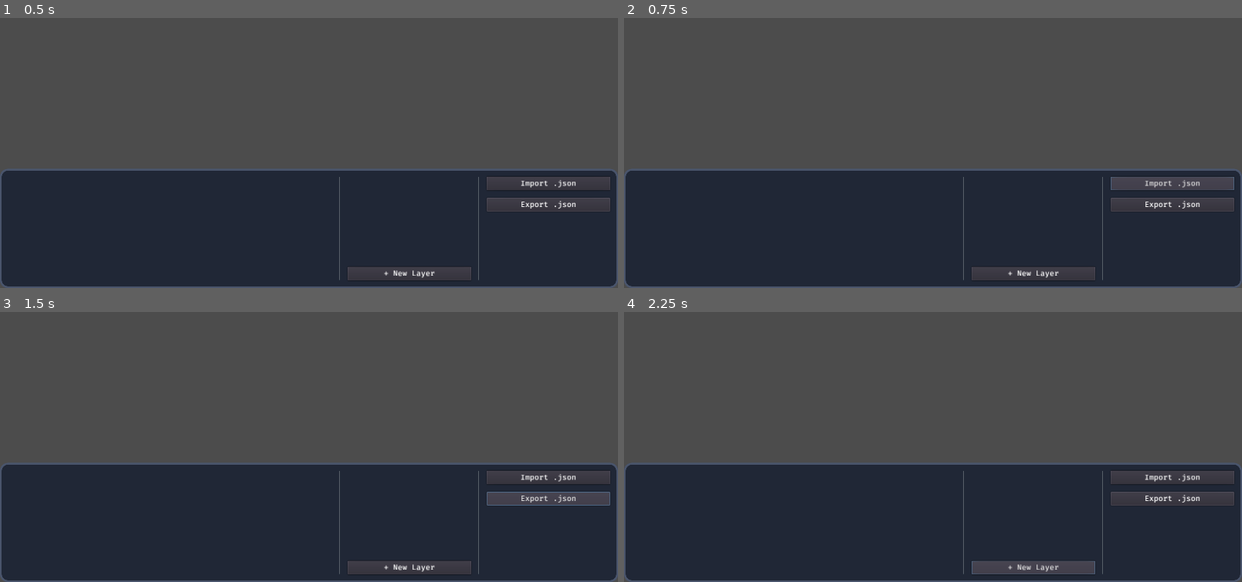
Above: before the commit, frames 1-4 (two rows, left to right).
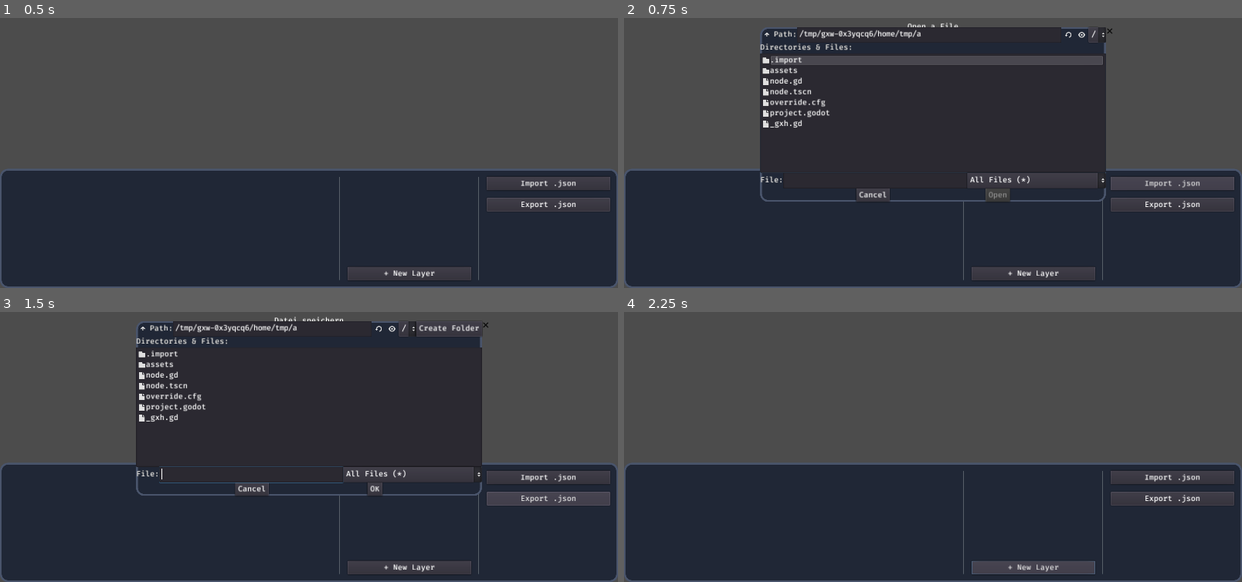
Above: after the commit, the same moments.

Repository: arcaneenergy/tilemap-level-editor
Game: Godot game, scene res://node.tscn
Same seed, same stepped clock (60 frames per second), same inputs: the game is played once before the commit and once after it.
Inputs:
- Up to frame 1 (0.5 s): no input
- Up to frame 2 (0.75 s): click "Import .json" at 0.5 s
- Up to frame 3 (1.5 s): click "Export .json" at 1.25 s
- Up to frame 4 (2.25 s): click "+ New Layer" at 2 s

Frame 1 is identical in both runs. In frame 2, 29% of the frame differs, in the area x 22-99%, y 1-68%; in frame 3, 31%, in the area x 22-99%, y 1-72%; in frame 4, nothing differs.

Commit message:
Structure

Diff:
--- a/node.gd
+++ b/node.gd
@@ -1,7 +1,7 @@
-extends Node
+extends Node2D
 
-onready var _camera: Camera2D = $Node2D/Camera2D
-onready var _tm: TileMap = $Node2D/TileMap
+onready var _camera: Camera2D = $"%Camera2D"
+onready var _tms: Node2D = $"%Tilemaps"
 onready var _cl: CanvasLayer = $CanvasLayer
 onready var _ts_container: Control = $"%TilesetContainer"
 onready var _layers: Control = $"%Layers"
@@ -26,23 +26,23 @@
 		_camera.position.x += CAMERA_MOVE_SPEED * delta
 
 	if Input.is_action_pressed("drag"):
-		_camera.position += _initial_drag_pos - _tm.get_global_mouse_position()
+		_camera.position += _initial_drag_pos - get_global_mouse_position()
 
 func _unhandled_input(event: InputEvent) -> void:
 
 	if Input.is_action_pressed("place"):
-		var pos = _tm.get_global_mouse_position() / 16
-		_tm.set_cell(pos.x, pos.y, 0)
+		var pos = get_global_mouse_position() / 16
+#		_tm.set_cell(pos.x, pos.y, 0)
 
 	if Input.is_action_pressed("delete"):
-		var pos = _tm.get_global_mouse_position() / 16
-		_tm.set_cell(pos.x, pos.y, -1)
+		var pos = get_global_mouse_position() / 16
+#		_tm.set_cell(pos.x, pos.y, -1)
 
 	if Input.is_action_just_pressed("toggle_gui"):
 		_cl.visible = !_cl.visible
 
 	if Input.is_action_just_pressed("drag"):
-		_initial_drag_pos = _tm.get_global_mouse_position()
+		_initial_drag_pos = get_global_mouse_position()
 
 	if Input.is_action_just_pressed("zoom_in"):
 		_camera.zoom -= Vector2.ONE * 0.01
@@ -54,13 +54,13 @@
 	pass # Replace with function body.
 
 func _on_ButtonImport_pressed() -> void:
-	pass # Replace with function body.
+	_fd_import.popup()
 
 func _on_ButtonExport_pressed() -> void:
-	pass # Replace with function body.
+	_fd_export.popup()
 
 func _on_FileDialogImportJson_file_selected(path: String) -> void:
-	pass # Replace with function body.
+	pass
 
 func _on_FileDialogExportJson_file_selected(path: String) -> void:
-	pass # Replace with function body.
+	pass
--- a/node.tscn
+++ b/node.tscn
@@ -34,7 +34,7 @@
 Button/styles/hover = null
 Button/styles/normal = null
 Button/styles/pressed = null
-CheckBox/colors/font_color = Color( 0, 0, 0, 1 )
+CheckBox/colors/font_color = Color( 1, 1, 1, 1 )
 CheckBox/colors/font_color_disabled = Color( 0, 0, 0, 1 )
 CheckBox/colors/font_color_focus = Color( 0, 0, 0, 1 )
 CheckBox/colors/font_color_hover = Color( 0, 0, 0, 1 )
@@ -57,7 +57,7 @@
 CheckBox/styles/hover_pressed = null
 CheckBox/styles/normal = null
 CheckBox/styles/pressed = null
-CheckButton/colors/font_color = Color( 0, 0, 0, 1 )
+CheckButton/colors/font_color = Color( 1, 1, 1, 1 )
 CheckButton/colors/font_color_disabled = Color( 0, 0, 0, 1 )
 CheckButton/colors/font_color_focus = Color( 0, 0, 0, 1 )
 CheckButton/colors/font_color_hover = Color( 0, 0, 0, 1 )
@@ -105,9 +105,9 @@
 ColorPresetButton/styles/preset_fg = null
 Dialogs/constants/button_margin = 0
 Dialogs/constants/margin = 0
-FileDialog/colors/file_icon_modulate = Color( 0, 0, 0, 1 )
-FileDialog/colors/files_disabled = Color( 0, 0, 0, 1 )
-FileDialog/colors/folder_icon_modulate = Color( 0, 0, 0, 1 )
+FileDialog/colors/file_icon_modulate = Color( 1, 1, 1, 1 )
+FileDialog/colors/files_disabled = Color( 0.952941, 0.952941, 0.952941, 1 )
+FileDialog/colors/folder_icon_modulate = Color( 1, 1, 1, 1 )
 FileDialog/icons/file = null
 FileDialog/icons/folder = null
 FileDialog/icons/parent_folder = null
@@ -184,7 +184,7 @@
 HSplitContainer/icons/grabber = null
 HSplitContainer/styles/bg = null
 Icons/icons/close = null
-ItemList/colors/font_color = Color( 0, 0, 0, 1 )
+ItemList/colors/font_color = Color( 1, 1, 1, 1 )
 ItemList/colors/font_color_selected = Color( 0, 0, 0, 1 )
 ItemList/colors/guide_color = Color( 0, 0, 0, 1 )
 ItemList/constants/hseparation = 0
@@ -207,13 +207,13 @@
 Label/constants/shadow_offset_y = 0
 Label/fonts/font = SubResource( 2 )
 Label/styles/normal = null
-LineEdit/colors/clear_button_color = Color( 0, 0, 0, 1 )
+LineEdit/colors/clear_button_color = Color( 1, 1, 1, 1 )
 LineEdit/colors/clear_button_color_pressed = Color( 0, 0, 0, 1 )
-LineEdit/colors/cursor_color = Color( 0, 0, 0, 1 )
-LineEdit/colors/font_color = Color( 0, 0, 0, 1 )
-LineEdit/colors/font_color_selected = Color( 0, 0, 0, 1 )
+LineEdit/colors/cursor_color = Color( 1, 1, 1, 1 )
+LineEdit/colors/font_color = Color( 1, 1, 1, 1 )
+LineEdit/colors/font_color_selected = Color( 1, 1, 1, 1 )
 LineEdit/colors/font_color_uneditable = Color( 0, 0, 0, 1 )
-LineEdit/colors/selection_color = Color( 0, 0, 0, 1 )
+LineEdit/colors/selection_color = Color( 0.721569, 0.592157, 0.329412, 1 )
 LineEdit/constants/minimum_spaces = 0
 LineEdit/fonts/font = SubResource( 2 )
 LineEdit/icons/clear = null
@@ -243,10 +243,10 @@
 MenuButton/styles/hover = null
 MenuButton/styles/normal = null
 MenuButton/styles/pressed = null
-OptionButton/colors/font_color = Color( 0, 0, 0, 1 )
+OptionButton/colors/font_color = Color( 1, 1, 1, 1 )
 OptionButton/colors/font_color_disabled = Color( 0, 0, 0, 1 )
-OptionButton/colors/font_color_focus = Color( 0, 0, 0, 1 )
-OptionButton/colors/font_color_hover = Color( 0, 0, 0, 1 )
+OptionButton/colors/font_color_focus = Color( 1, 1, 1, 1 )
+OptionButton/colors/font_color_hover = Color( 1, 1, 1, 1 )
 OptionButton/colors/font_color_pressed = Color( 0, 0, 0, 1 )
 OptionButton/constants/arrow_margin = 0
 OptionButton/constants/hseparation = 0
@@ -381,7 +381,7 @@
 TextEdit/styles/focus = null
 TextEdit/styles/normal = null
 TextEdit/styles/read_only = null
-ToolButton/colors/font_color = Color( 0, 0, 0, 1 )
+ToolButton/colors/font_color = Color( 1, 1, 1, 1 )
 ToolButton/colors/font_color_disabled = Color( 0, 0, 0, 1 )
 ToolButton/colors/font_color_focus = Color( 0, 0, 0, 1 )
 ToolButton/colors/font_color_hover = Color( 0, 0, 0, 1 )
@@ -401,8 +401,8 @@
 TooltipPanel/styles/panel = null
 Tree/colors/custom_button_font_highlight = Color( 0, 0, 0, 1 )
 Tree/colors/drop_position_color = Color( 0, 0, 0, 1 )
-Tree/colors/font_color = Color( 0, 0, 0, 1 )
-Tree/colors/font_color_selected = Color( 0, 0, 0, 1 )
+Tree/colors/font_color = Color( 1, 1, 1, 1 )
+Tree/colors/font_color_selected = Color( 1, 1, 1, 1 )
 Tree/colors/guide_color = Color( 0, 0, 0, 1 )
 Tree/colors/relationship_line_color = Color( 0, 0, 0, 1 )
 Tree/colors/title_button_color = Color( 0, 0, 0, 1 )
@@ -462,7 +462,7 @@
 VSplitContainer/constants/separation = 0
 VSplitContainer/icons/grabber = null
 VSplitContainer/styles/bg = null
-WindowDialog/colors/title_color = Color( 0, 0, 0, 1 )
+WindowDialog/colors/title_color = Color( 1, 1, 1, 1 )
 WindowDialog/constants/close_h_ofs = 0
 WindowDialog/constants/close_v_ofs = 0
 WindowDialog/constants/scaleborder_size = 0
@@ -470,19 +470,19 @@
 WindowDialog/fonts/title_font = SubResource( 2 )
 WindowDialog/icons/close = null
 WindowDialog/icons/close_highlight = null
-WindowDialog/styles/panel = null
-
-[node name="Node" type="Node"]
+WindowDialog/styles/panel = SubResource( 4 )
+
+[node name="Node" type="Node2D"]
 script = ExtResource( 1 )
 
-[node name="Node2D" type="Node2D" parent="."]
-
-[node name="Camera2D" type="Camera2D" parent="Node2D"]
+[node name="Camera2D" type="Camera2D" parent="."]
+unique_name_in_owner = true
 current = true
 
-[node name="Tilemaps" type="Node2D" parent="Node2D"]
-
-[node name="TileMap" type="TileMap" parent="Node2D/Tilemaps"]
+[node name="Tilemaps" type="Node2D" parent="."]
+unique_name_in_owner = true
+
+[node name="TileMap" type="TileMap" parent="Tilemaps"]
 cell_size = Vector2( 16, 16 )
 format = 1
 
